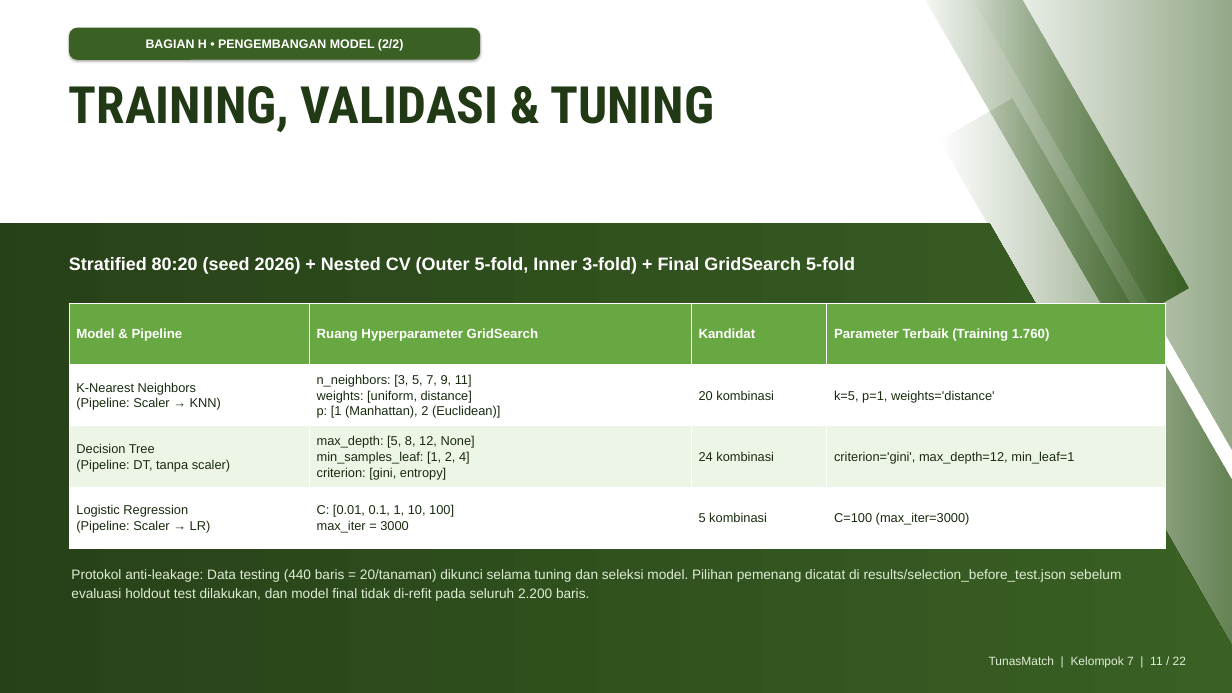
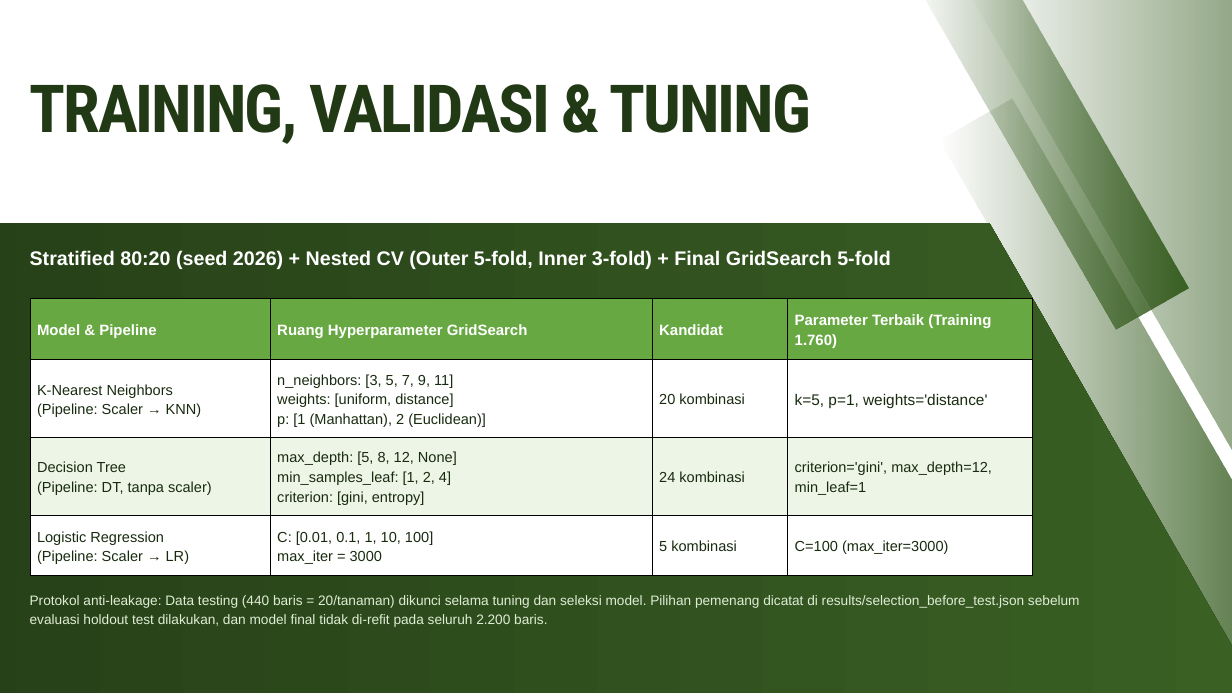
Before and after one commit to mikhailazka-dotcom/ML2026_TEK1302_Kelompok7_TunasMatch, a slide deck: slide 11 of presentation/Laporan_Proyek_Tanaman.pptx. Drawn at 1232x693 pixels with LibreOffice and Linux fonts; fonts in the diff are those of the drawing. Boxes give left, top, right and bottom in pixels: in the first picture for what was removed or moved away, otherwise in the second. Text is boxed around its words. In the diff, an @@ line names an element or a change of style, - is before the commit and + after.

```diff
--- a/presentation/Laporan_Proyek_Tanaman.pptx
+++ b/presentation/Laporan_Proyek_Tanaman.pptx
@@ rounded rectangle removed at box(69, 28, 480, 60) @@
-BAGIAN H • PENGEMBANGAN MODEL (2/2)
@@ text "TRAINING, VALIDASI & TUNING": place and size @@
-text "TRAINING, VALIDASI & TUNING" at box(69, 86, 714, 132)
+text "TRAINING, VALIDASI & TUNING" at box(30, 84, 811, 144)
@@ text "TRAINING, VALIDASI & TUNING" at box(30, 84, 811, 144): size 60 to 77.5 pt, text colour #223915 to gradient #223915 to #3A6024, letter spacing 0 to -2.3 pt; line spacing 1.05 to 76.7pt @@
@@ text "Stratified 80:20 (seed 2026) + ...": place and size @@
-text "Stratified 80:20 (seed 2026) + ..." at box(69, 257, 855, 274)
+text "Stratified 80:20 (seed 2026) + ..." at box(30, 250, 890, 269)
@@ text "Stratified 80:20 (seed 2026) + ..." at box(30, 250, 890, 269): size 21 to 23 pt; line spacing 1.12 to 30.9pt @@
@@ table at box(30, 298, 1032, 575) @@
@@ size 15.5 to 17.5 pt in "Model & Pipeline", "Ruang Hyperparameter GridSearch", "Kandidat", "Parameter Terbaik (Training 1.760)" @@
@@ size 15 to 17 pt in "K-Nearest Neighbors", "(Pipeline: Scaler → KNN)", "n_neighbors: [3, 5, 7, 9, 11]", "weights: [uniform, distance]" and 15 more places @@
@@ size 15 to 18 pt in "k=5, p=1, weights='distance'" @@
@@ line spacing 1.12 to 23.5pt @@
@@ line spacing 1.12 to 22.8pt @@
@@ line spacing 1.12 to 24.2pt @@
@@ borders changed @@
@@ table: place and size @@
-table at box(69, 303, 1165, 546)
+table at box(30, 298, 1032, 575)
@@ text "Protokol anti-leakage: Data testing (440 ...": place and size @@
-text "Protokol anti-leakage: Data testing (440 ..." at box(71, 569, 1122, 601)
+text "Protokol anti-leakage: Data testing (440 ..." at box(30, 595, 1080, 627)
@@ text "Protokol anti-leakage: Data testing (440 ..." at box(30, 595, 1080, 627): line spacing 1.15 to 22.1pt; less space between paragraphs @@
@@ text removed at box(989, 656, 1186, 668) @@
-TunasMatch | Kelompok 7 | 11 / 22
```
Also in this commit, not shown: 20 other slides changed, 1 slide added, 1 slide removed, 1 other file.
